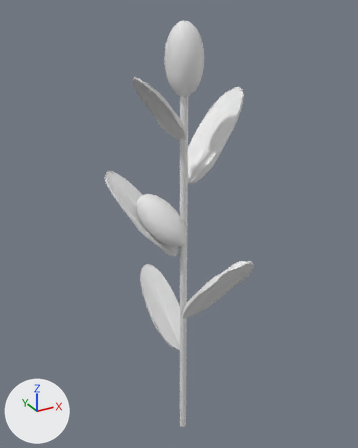
The Blender file FarmingSimulator/Assets/Models/Blender Files/Corn/stem.blend, before and after one commit.
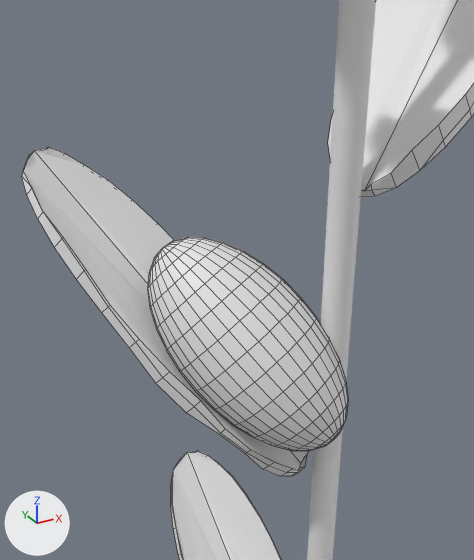
There are two pictures of each version: one whole from a 50 mm lens placed at (-2.82, -5.01, 5.9), pointed at (0.08, 0.27, 3.26), one close up from a 50 mm lens placed at (-1.16, -1.46, 4.45), pointed at (-0.24, 0.2, 3.62). The lights are fixed; the arrows at lower left show +X, +Y and +Z. The close-ups show mesh edges as thin lines.
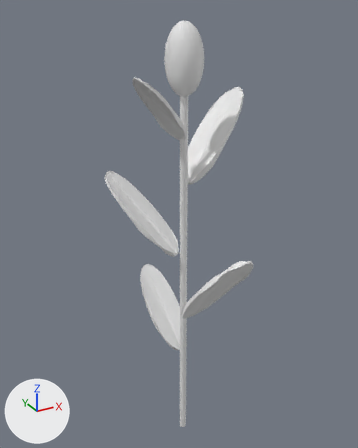
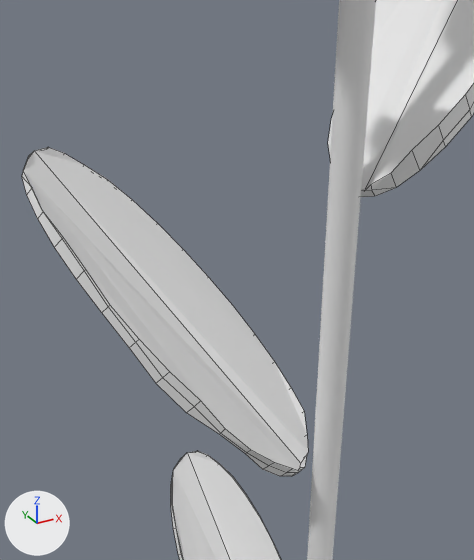
Pixel boxes [x1, y1, x2, y2] of what changed, in the close-ups (474 x 560 px):
'Sphere.001', deleted
    before: [147, 237, 348, 451]

What changed in the scene script:
```text
Remove ob_sphere_001:
    ob_sphere_001 = bpy.data.objects.new('Sphere.001', me_sphere_001)
    ob_sphere_001.location = (-0.253, 0.114, 3.435)
    ob_sphere_001.rotation_euler = (-0.633, -0.561, 0.0129)  # degrees (-36, -32, 0.7)
    ob_sphere_001.scale = (0.22, 0.222, 0.402)
```
